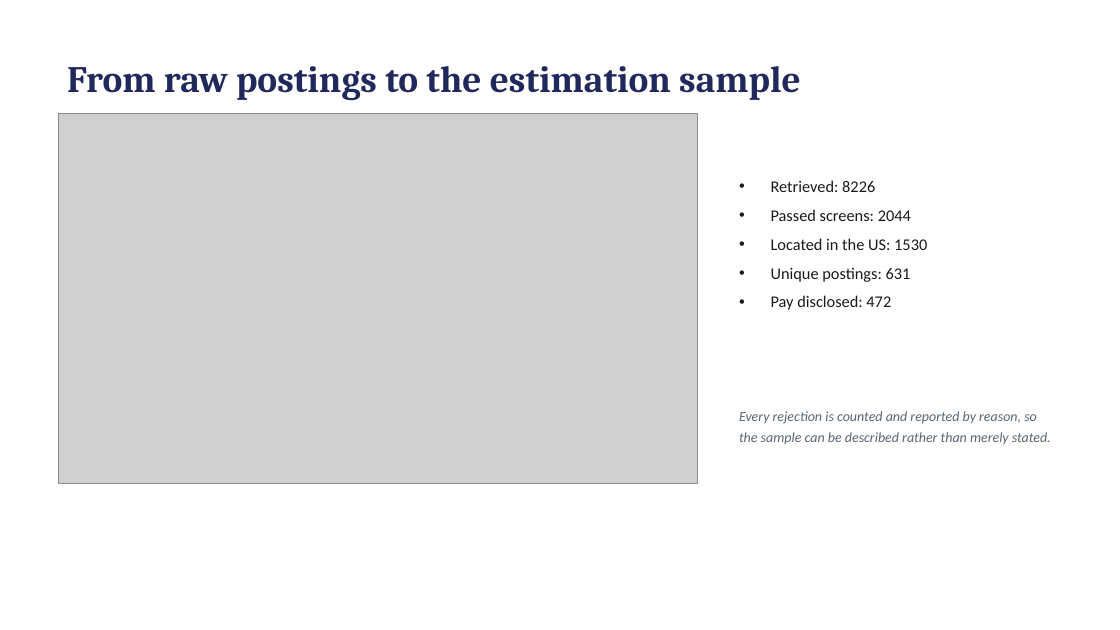
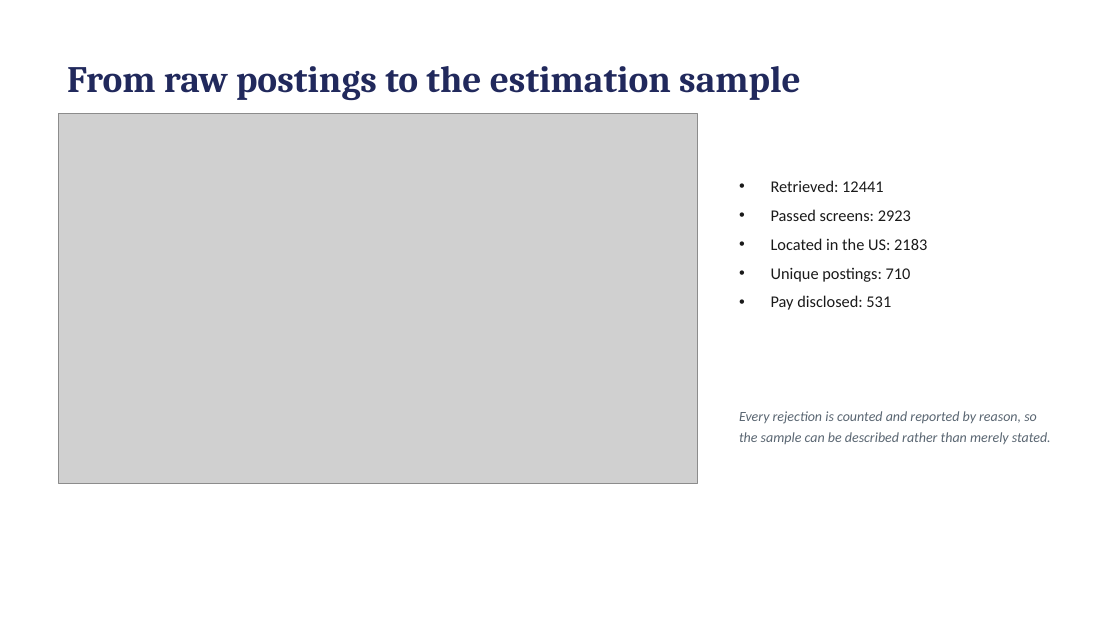
Before and after one commit to hendeal-cyber/Modern-Labor-Market-Data-Submission, a slide deck: slide 5 of paper/presentation.pptx. Drawn at 1120x630 pixels with LibreOffice and Linux fonts; fonts in the diff are those of the drawing; grey boxes stand for pictures. Boxes give left, top, right and bottom in pixels: in the first picture for what was removed or moved away, otherwise in the second. Text is boxed around its words. In the diff, an @@ line names an element or a change of style, - is before the commit and + after.

```diff
--- a/paper/presentation.pptx
+++ b/paper/presentation.pptx
@@ text at <box>771,180,927,310</box>: text changed @@
-• Retrieved: 8226
-• Passed screens: 2044
-• Located in the US: 1530
-• Unique postings: 631
-• Pay disclosed: 472
+• Retrieved: 12441
+• Passed screens: 2923
+• Located in the US: 2183
+• Unique postings: 710
+• Pay disclosed: 531
```
Also in this commit, not shown: 3 other slides changed, 20 other files.
